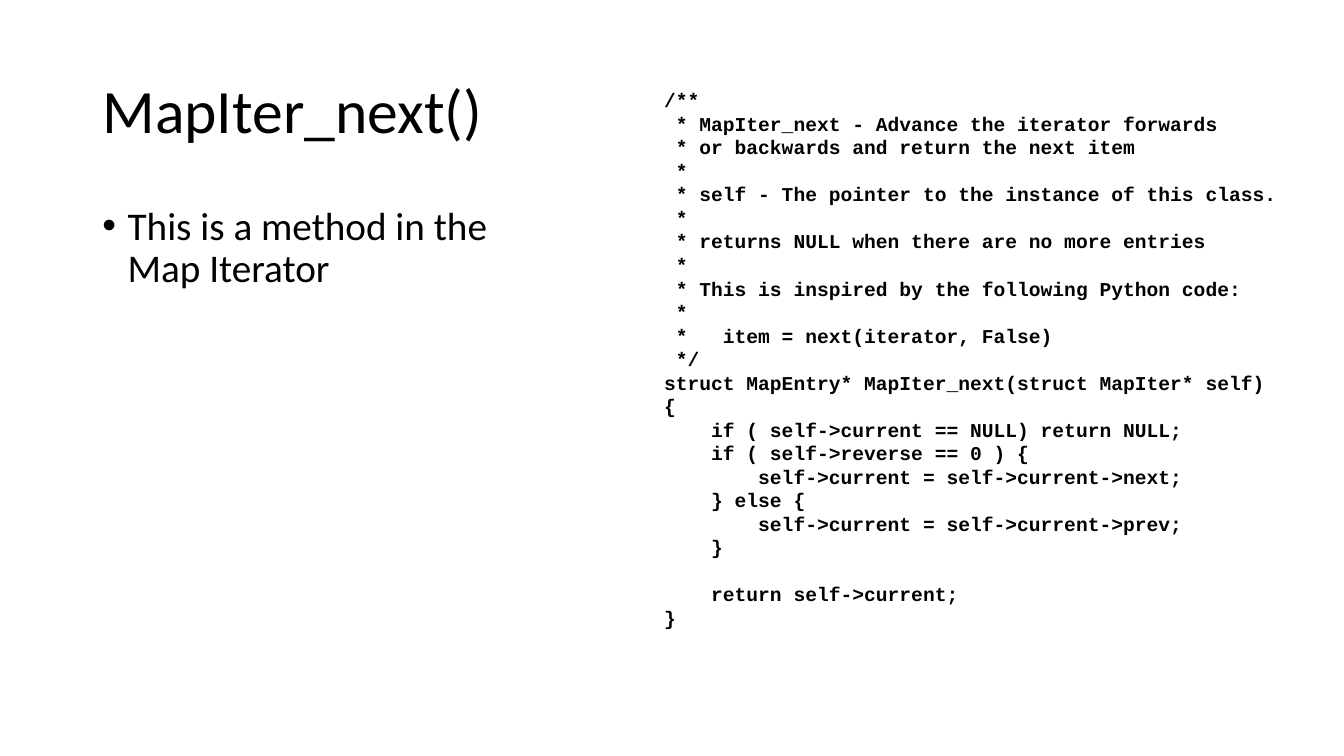
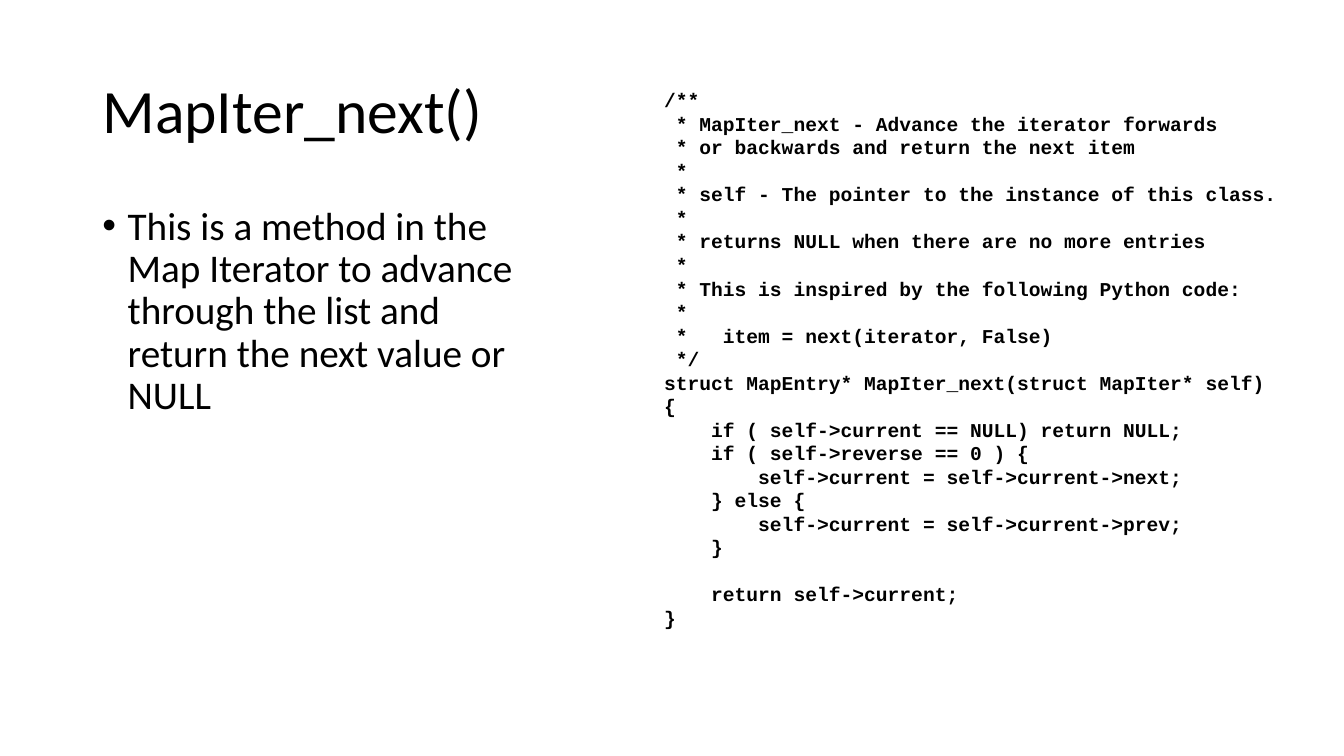
Before and after one commit to csev/cc4e, a slide deck: slide 39 of lectures/CC-04-Maps.pptx. Drawn at 1344x756 pixels with LibreOffice and Linux fonts; fonts in the diff are those of the drawing. Boxes give left, top, right and bottom in pixels: in the first picture for what was removed or moved away, otherwise in the second. Text is boxed around its words. In the diff, an @@ line names an element or a change of style, - is before the commit and + after.

```diff
--- a/lectures/CC-04-Maps.pptx
+++ b/lectures/CC-04-Maps.pptx
@@ text at bbox=[128, 212, 513, 410]: text changed @@
-• This is a method in the Map Iterator
+• This is a method in the Map Iterator to advance through the list and return the next value or NULL
```
Also in this commit, not shown: 17 other slides changed, 1 slide removed.
